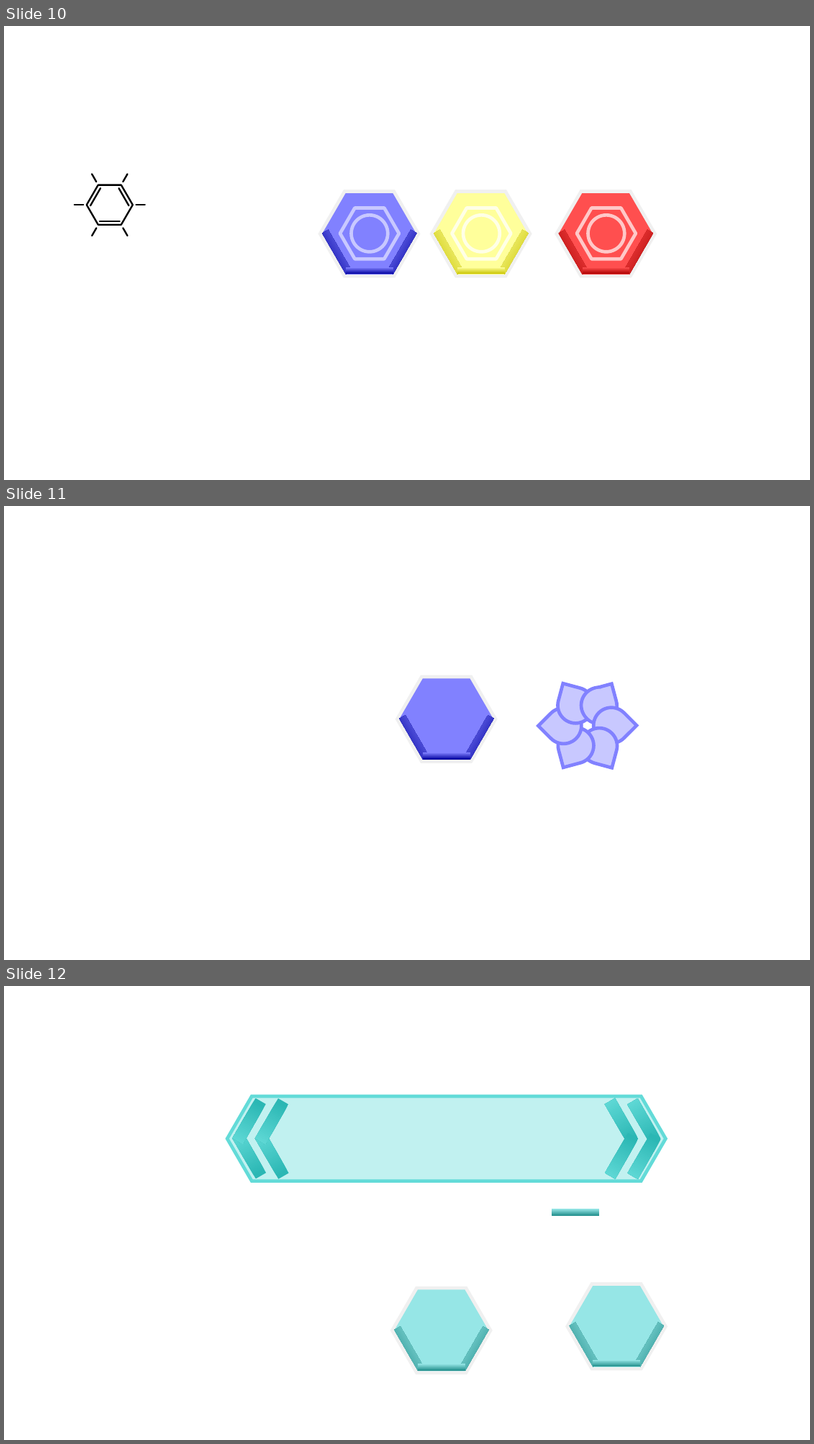
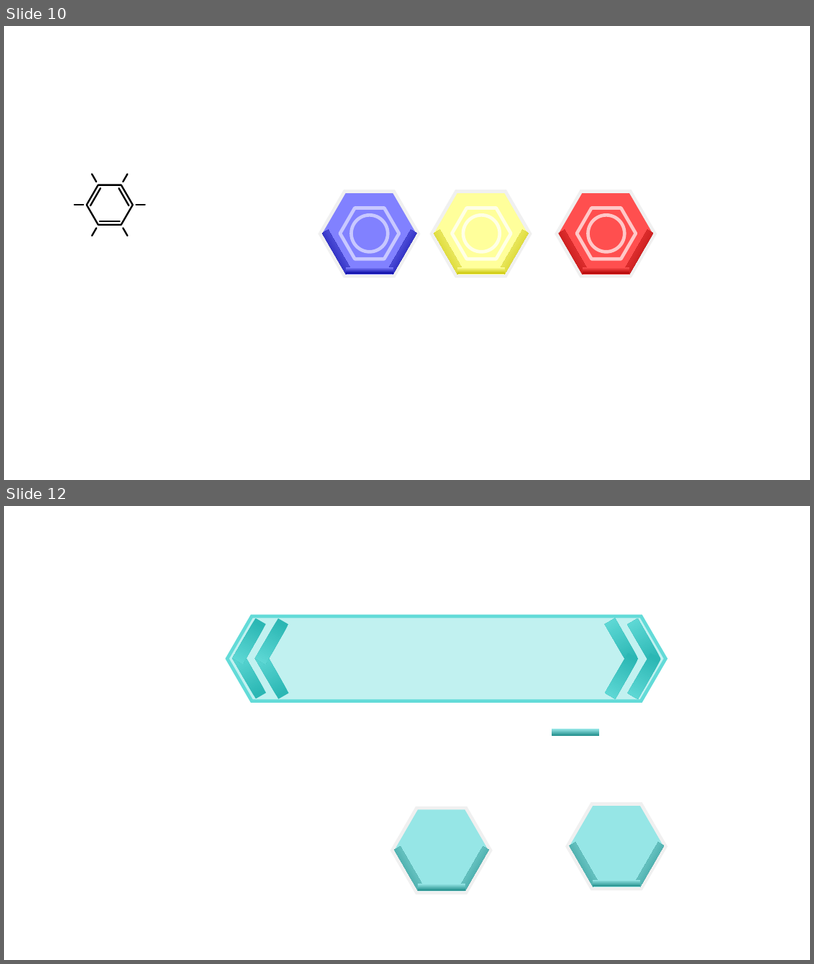
Before and after one commit to SNUGDC/Hextris, a slide deck: Hextris 아트 리소스.pptx. Shown one above the other, each under a label of ours: slides 10, 11 and 12 before the commit, slides 10 and 12 after it; the slides between them are not shown. The pictures are 814x1444 and 814x964 pixels, drawn with LibreOffice and Linux fonts; fonts in the diff are those of the drawing. Boxes give left, top, right and bottom in pixels: in the first picture for what was removed or moved away, otherwise in the second. Text is boxed around its words. In the diff, an @@ line names an element or a change of style, - is before the commit and + after.

```diff
--- a/Hextris 아트 리소스.pptx
+++ b/Hextris 아트 리소스.pptx
@@ slide 11 removed at (x1=4, y1=506, x2=810, y2=960), background #FFFFFF @@
@@ teardrop removed at (x1=554, y1=683, x2=598, y2=727) @@
@@ teardrop removed at (x1=578, y1=683, x2=622, y2=727) @@
@@ chord (boxed as its full ellipse) removed at (x1=581, y1=687, x2=617, y2=723) @@
@@ chord (boxed as its full ellipse) removed at (x1=584, y1=689, x2=619, y2=723) @@
@@ teardrop removed at (x1=539, y1=700, x2=589, y2=751) @@
@@ teardrop removed at (x1=586, y1=700, x2=637, y2=751) @@
@@ teardrop removed at (x1=554, y1=723, x2=598, y2=767) @@
@@ teardrop removed at (x1=578, y1=724, x2=622, y2=768) @@
@@ group removed at (x1=397, y1=677, x2=496, y2=762): 3 rectangles, 1 hexagon @@
```
Also in this commit, not shown: 1 slide changed, 1 slide added, 10 other files.
